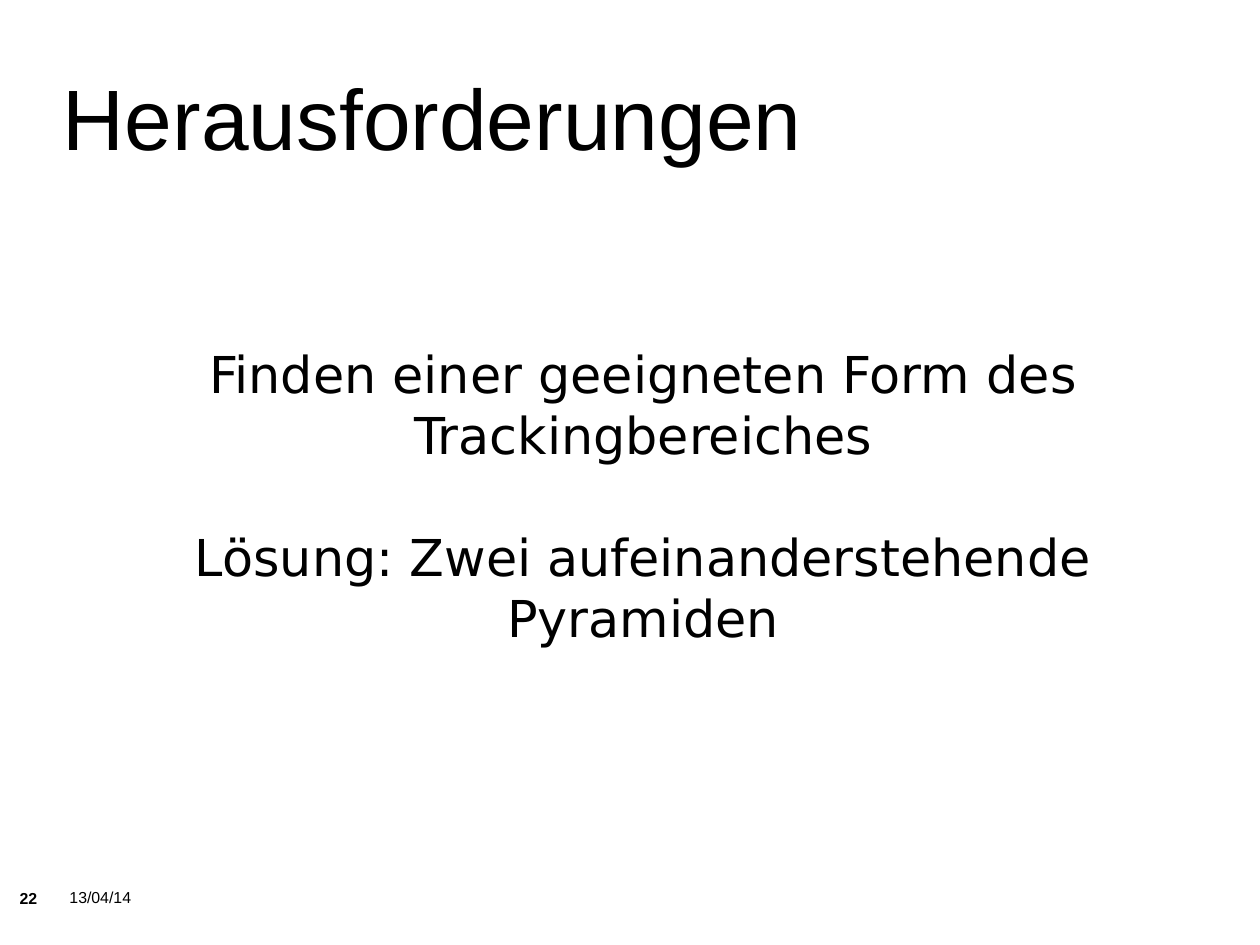
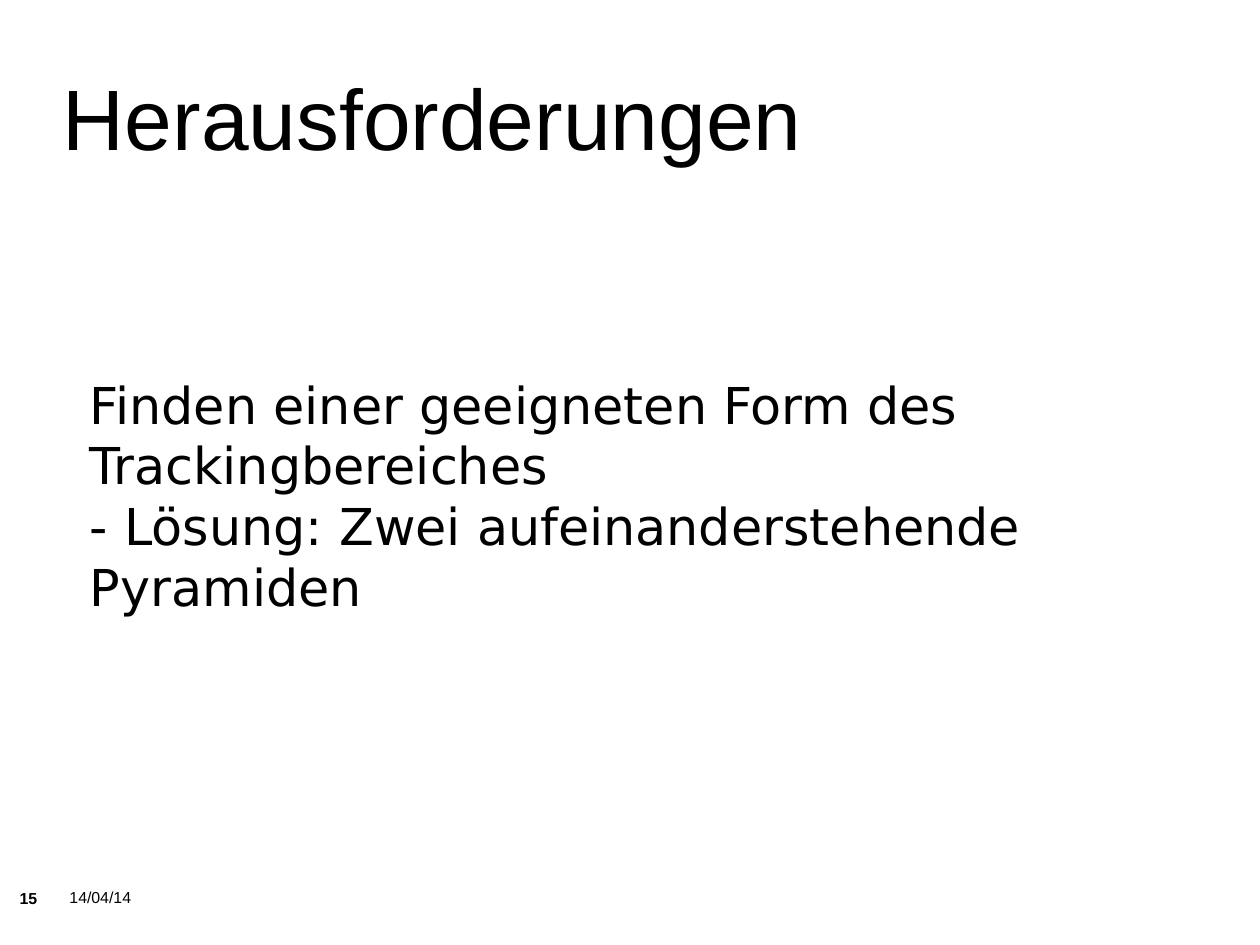
Before and after one commit to KITrokopter/Presentation, a slide deck: slide 15 of PresentationInTotal v0.1.odp (slide 22 before the commit). Drawn at 1260x945 pixels with LibreOffice and Linux fonts; fonts in the diff are those of the drawing; background and template pictures are left out. Boxes give left, top, right and bottom in pixels: in the first picture for what was removed or moved away, otherwise in the second. Text is boxed around its words. In the diff, an @@ line names an element or a change of style, - is before the commit and + after.

```diff
--- a/PresentationInTotal v0.1.odp
+++ b/PresentationInTotal v0.1.odp
@@ subtitle at bbox=[90, 385, 957, 495]: alignment centre to left @@
@@ subtitle at bbox=[90, 506, 1020, 617]: text changed @@
-Lösung: Zwei aufeinanderstehende Pyramiden
+- Lösung: Zwei aufeinanderstehende Pyramiden
@@ page number at bbox=[20, 893, 38, 904]: text changed @@
-22
+15
@@ text at bbox=[69, 891, 131, 903]: text changed @@
-13/04/14
+14/04/14
```
Also in this commit, not shown: 44 other slides changed, 2 slides added, 8 slides removed.
